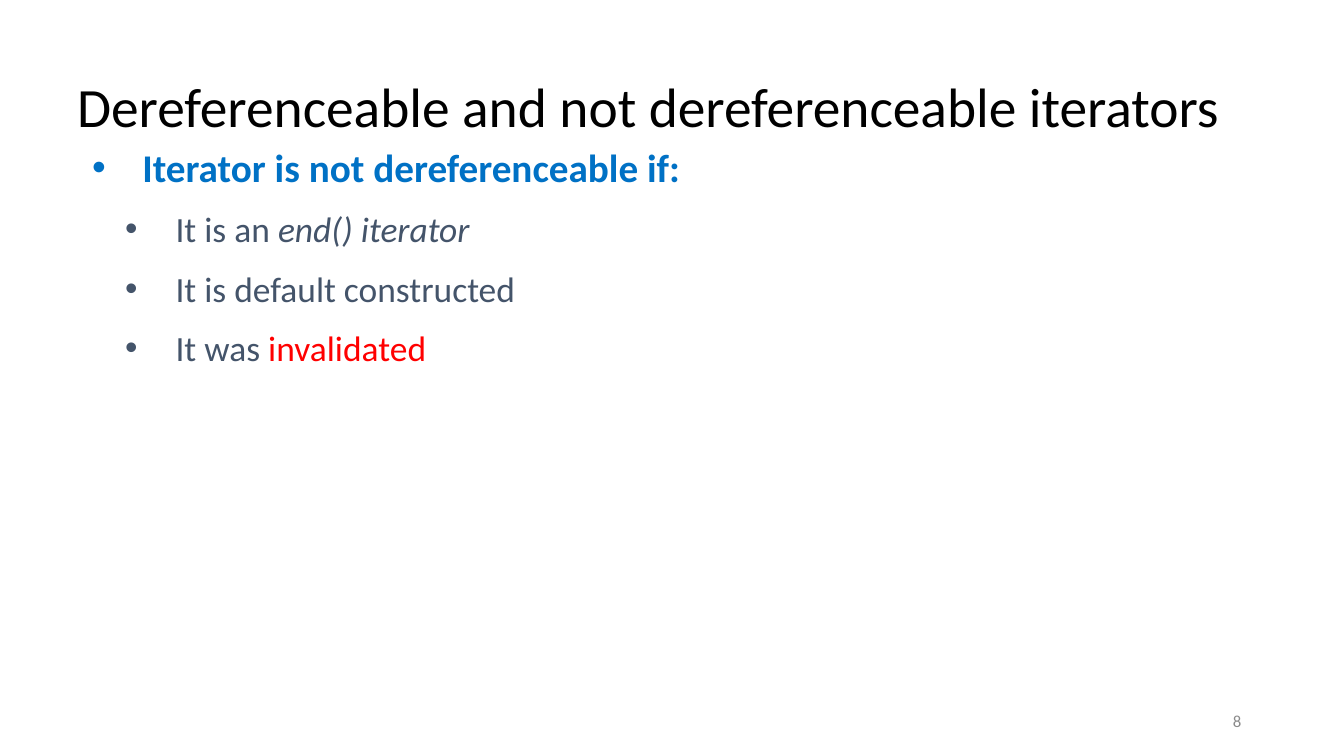
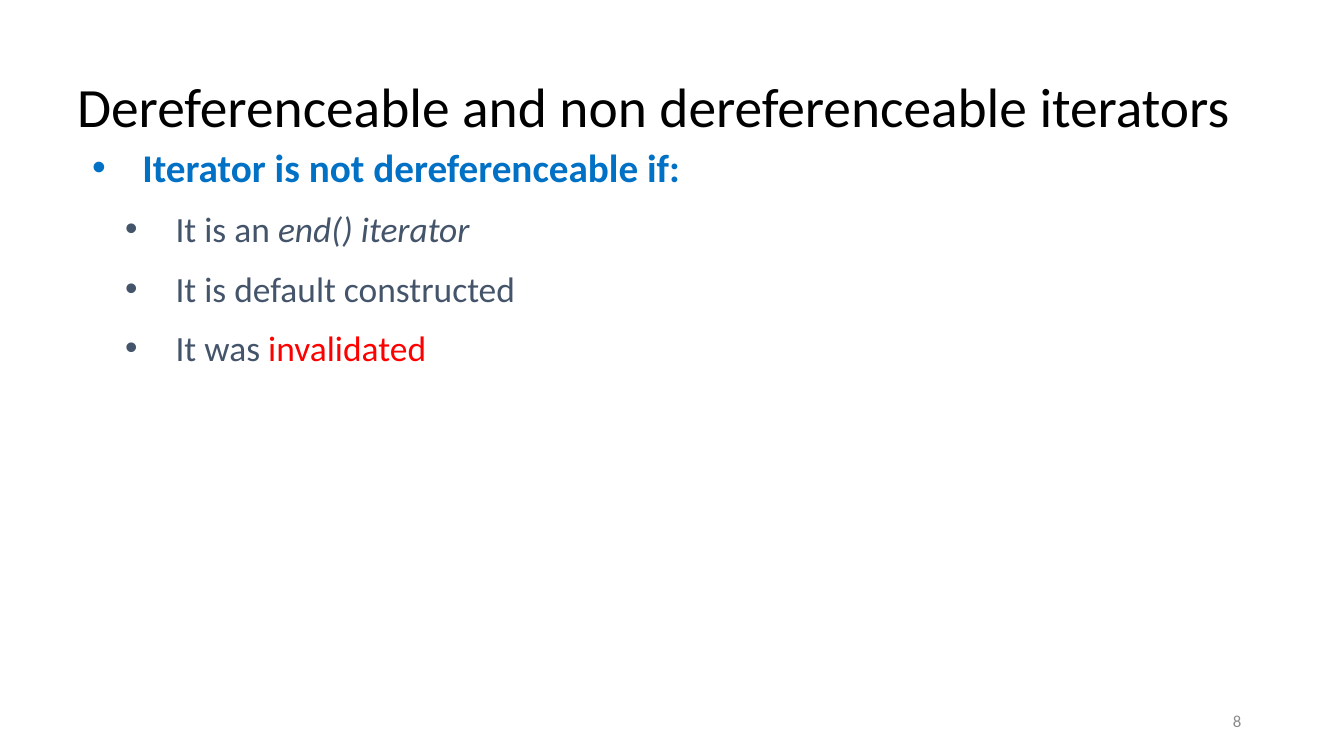
Before and after one commit to rarutyun/cpp-courses, a slide deck: slide 8 of 08_iterators/08_iterators.pptx. Drawn at 1344x756 pixels with LibreOffice and Linux fonts; fonts in the diff are those of the drawing. Boxes give left, top, right and bottom in pixels: in the first picture for what was removed or moved away, otherwise in the second. Text is boxed around its words. In the diff, an @@ line names an element or a change of style, - is before the commit and + after.

Commit message:
The iterators lecture minor improvements (#20)

```diff
--- a/08_iterators/08_iterators.pptx
+++ b/08_iterators/08_iterators.pptx
@@ title at [77,88,1230,128]: text changed @@
-Dereferenceable and not dereferenceable iterators
+Dereferenceable and non dereferenceable iterators
```
Also in this commit, not shown: 13 other slides changed.
